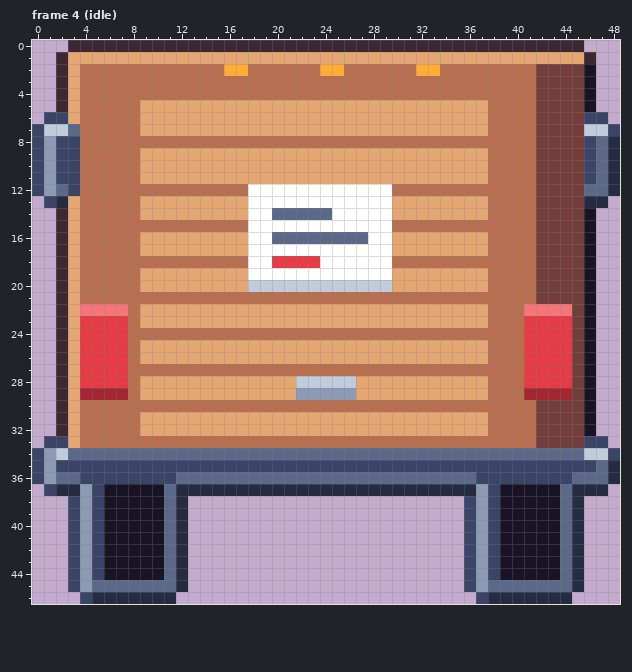
Pixel-art file: art/depths/delivery-truck@88.aseprite. Above: the version before the commit.
49x47 pixels, 8 frames. Shown: frame 4 (idle).
The same view after the edit:
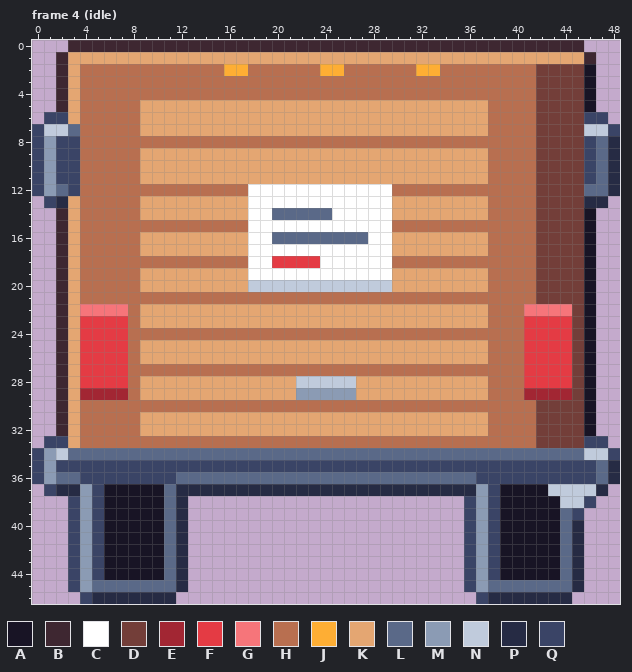
Palette (. is transparent): A #181425  B #3e2731  C #ffffff  D #733e39  E #a22633  F #e43b44  G #f6757a  H #b86f50  J #feae34  K #e4a672  L #5a6988  M #8b9bb4  N #c0cbdc  P #262b44  Q #3a4466
Message: Let the delivery truck's exhaust puff drift up and thin on the idle's last frame instead of vanishing after one
The exact change:
Frame 4 (idle):
y 36: x 45..46 LL -> QQ
y 37: x 43..46 ALPP -> NNNN
y 38: x 44..46 LP. -> NNQ
y 39: x 45 P -> Q
Where, in picture pixels (left, top, right, bottom), the same in both pictures:
changed: (548, 472, 596, 520)
